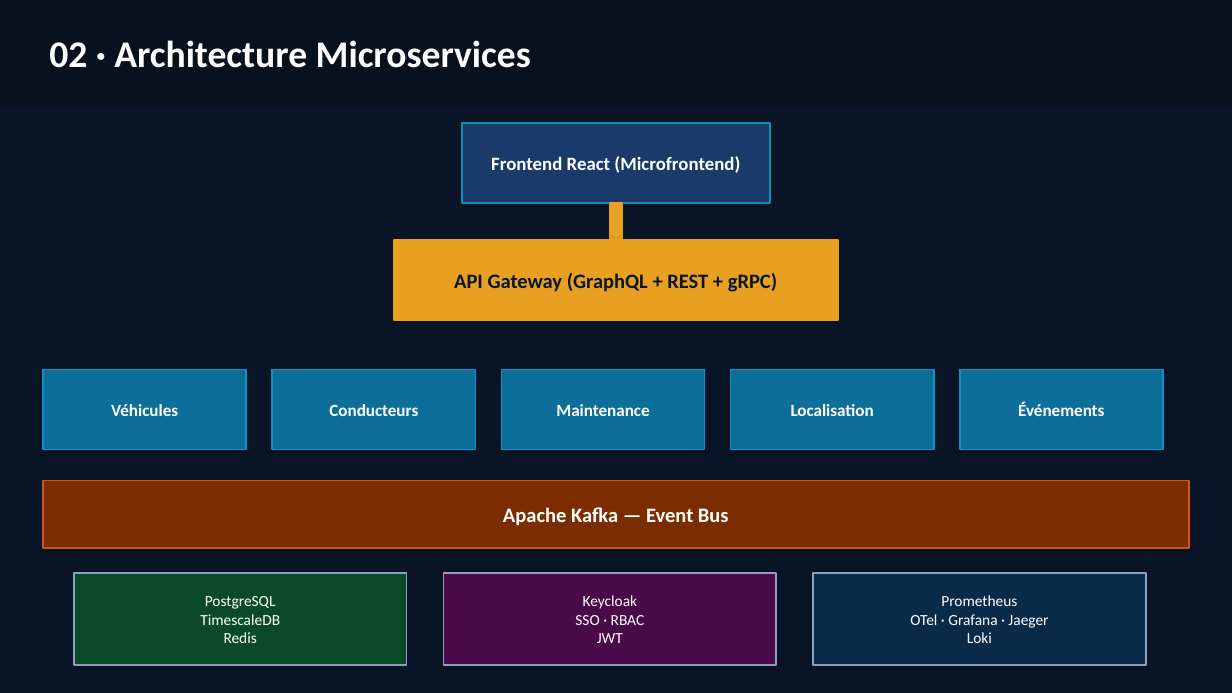
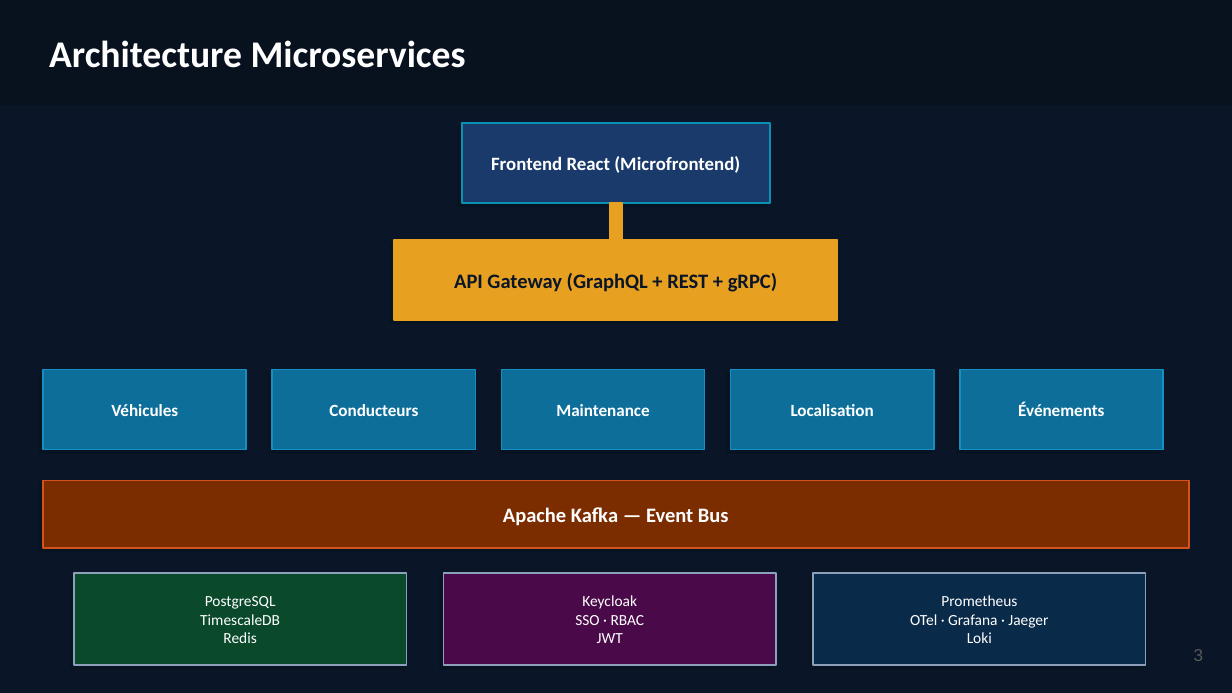
Before and after one commit to M1-ROUEN-GIL/archi-distrib-flotte-vehicules, a slide deck: slide 3 of docs/presentation/presentation.odp (slide 4 before the commit). Drawn at 1232x693 pixels with LibreOffice and Linux fonts; fonts in the diff are those of the drawing. Boxes give left, top, right and bottom in pixels: in the first picture for what was removed or moved away, otherwise in the second. Text is boxed around its words. In the diff, an @@ line names an element or a change of style, - is before the commit and + after.

```diff
--- a/docs/presentation/presentation.odp
+++ b/docs/presentation/presentation.odp
@@ text at [49,40,466,68]: text changed @@
-02 · Architecture Microservices
+Architecture Microservices
@@ shadow changed in 3 elements at [74,573,407,665], [444,573,776,665], [813,573,1146,665] @@
@@ page number added at [1194,649,1204,661], 10 pt, text #595959 @@
+3
```
Also in this commit, not shown: 4 other slides changed, 5 slides added, 6 slides removed, 3 other files.
